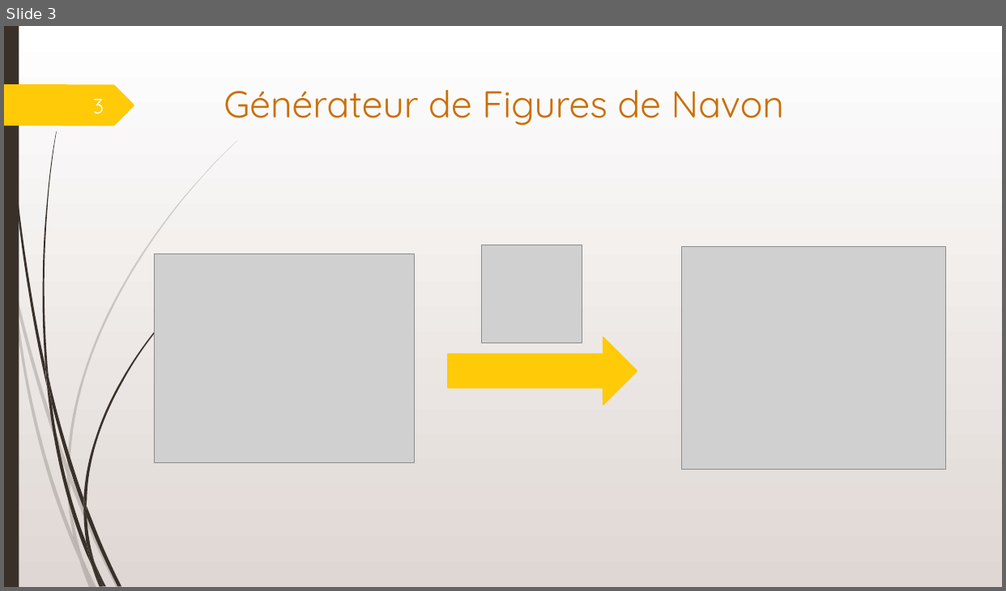
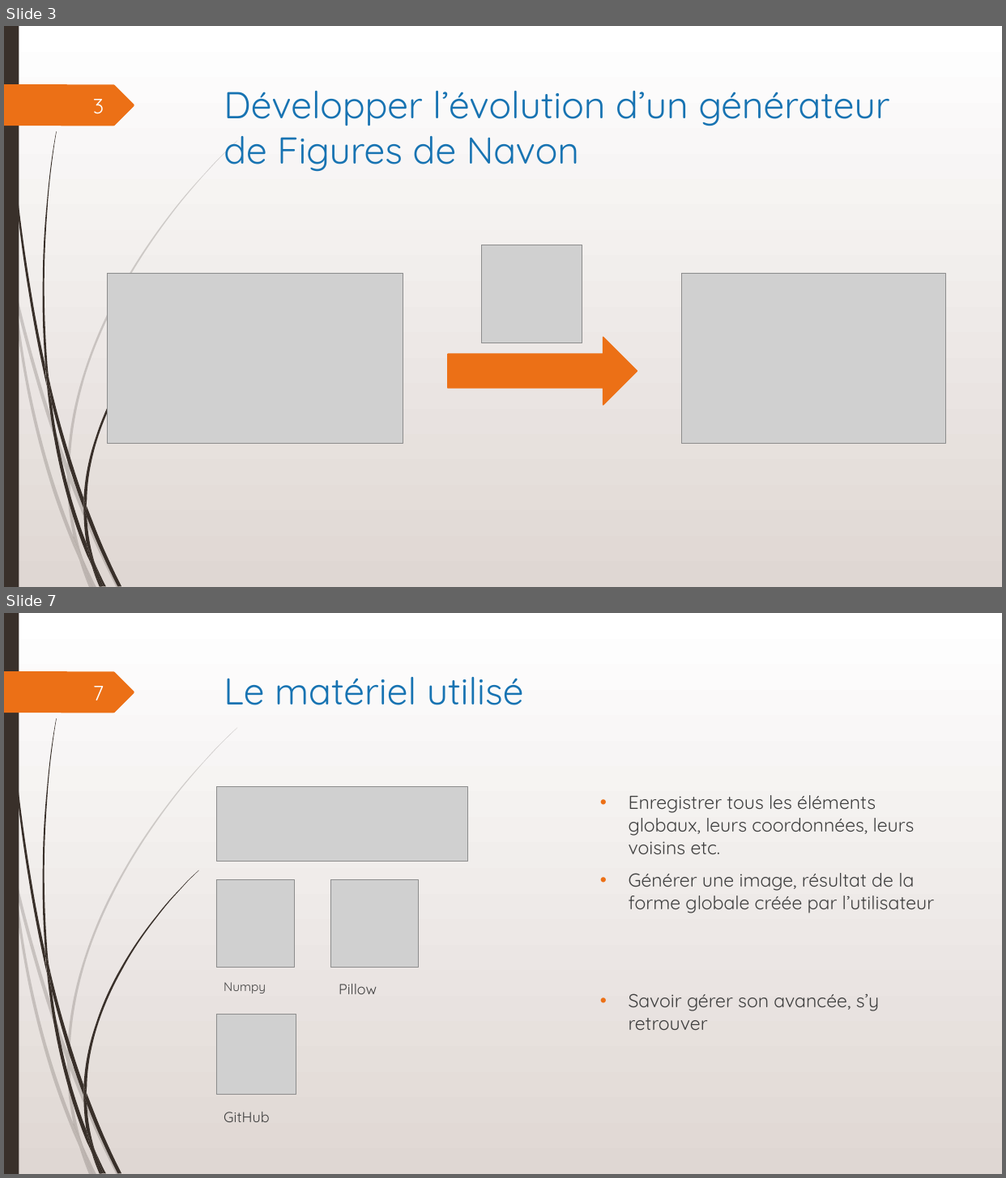
Before and after one commit to MathysC/Figures_Navon, a slide deck: Suivi stage/Rapport/Soutenance_de_Stage_Clerget.pptx. Shown one above the other, each under a label of ours: slide 3 before the commit, slides 3 and 7 after it; the slides between them are not shown. The pictures are 1006x591 and 1006x1178 pixels, drawn with LibreOffice and Linux fonts; fonts in the diff are those of the drawing; grey boxes stand for pictures. Boxes give left, top, right and bottom in pixels: in the first picture for what was removed or moved away, otherwise in the second. Text is boxed around its words. In the diff, an @@ line names an element or a change of style, - is before the commit and + after.

```diff
--- a/Suivi stage/Rapport/Soutenance_de_Stage_Clerget.pptx
+++ b/Suivi stage/Rapport/Soutenance_de_Stage_Clerget.pptx
@@ slide 7 added at (x1=4, y1=613, x2=1002, y2=1174), background gradient #FFFFFF to #E0D7D3; not listed: 24 template elements that a slide beside it also shows @@
@@ title added at (x1=224, y1=677, x2=524, y2=705), 36 pt, text #1773B2 @@
+Le matériel utilisé
@@ page number added at (x1=93, y1=686, x2=104, y2=700), 20 pt, text #FEFFFF @@
+7
@@ picture added at (x1=216, y1=787, x2=468, y2=862) @@
@@ text added at (x1=629, y1=795, x2=934, y2=1030), 18 pt, text #404040 @@
+• Enregistrer tous les éléments globaux, leurs coordonnées, leurs voisins etc.
+• Générer une image, résultat de la forme globale créée par l’utilisateur
+• Savoir gérer son avancée, s’y retrouver
@@ group added at (x1=216, y1=879, x2=418, y2=995): 2 pictures, 2 texts @@
+Numpy
+Pillow
@@ picture added at (x1=216, y1=1015, x2=296, y2=1095) @@
@@ text added at (x1=224, y1=1112, x2=269, y2=1122), 14 pt, text #404040 @@
+GitHub
@@ slide 3 changed as well @@
@@ freeform shape at (x1=4, y1=84, x2=134, y2=126): fill #FFCA08 to #EC7016 @@
@@ title at (x1=224, y1=91, x2=890, y2=172): text changed; text colour #CA6F06 to #1773B2 @@
-Générateur de Figures de Navon
+Développer l’évolution d’un générateur de Figures de Navon
@@ picture resized from (x1=154, y1=254, x2=414, y2=463) to (x1=108, y1=273, x2=403, y2=444) @@
@@ picture resized from (x1=681, y1=247, x2=946, y2=469) to (x1=681, y1=273, x2=946, y2=444) @@
@@ right arrow at (x1=448, y1=337, x2=637, y2=405): fill #FFCA08 to #EC7016; outline #FFCA08 1.25 pt to #EC7016 1.25 pt @@
```
Also in this commit, not shown: 3 other slides changed, 8 other slides added, 5 other files.
